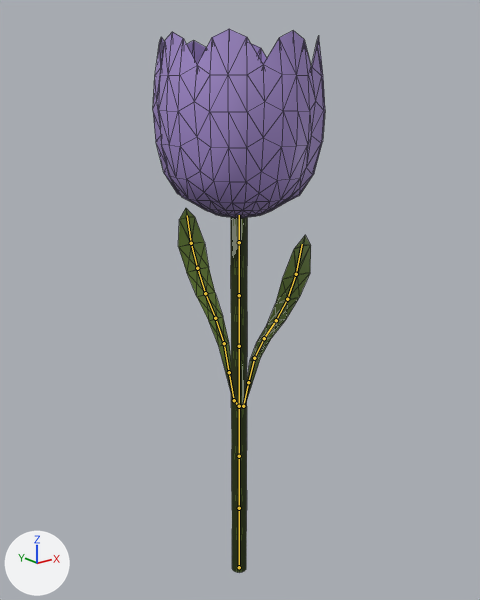
Two versions of the Blender file FlourishProject/Assets/Models/Tulip/Blender/Tulip.blend, one commit apart.
One viewpoint serves both versions: a 50 mm camera at (-14.7, -18.4, 19.2) aimed at (0.3, 0.3, 11.7). Every picture has the same lights, and +X, +Y and +Z are marked at lower left. Both versions are drawn at the pose saved in each file; the numbers are the values there. The bones that bend it are drawn over the model as lines. Mesh edges are drawn as thin lines.

Names of what the first picture shows: 'Tulip'.
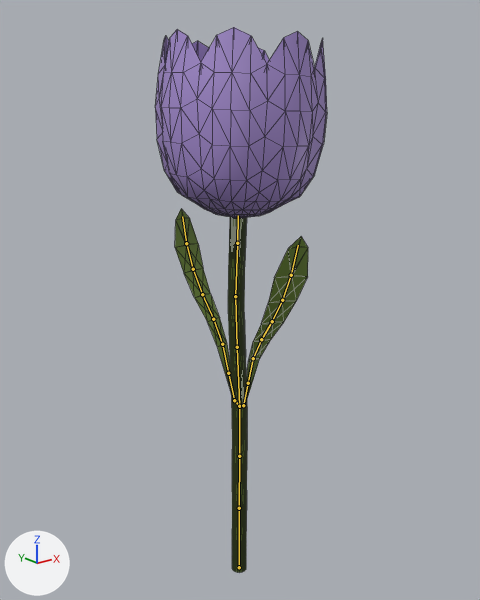
Boxes [x1, y1, x2, y2] around the edits, measured in the pictures (480 x 600 px):
```json
{"object": "Tulip", "change": "posed", "before": [153, 29, 325, 572], "after": [155, 27, 327, 572]}
{"bone": "Bone.003", "before": "(239, 406) to (239, 346)", "after": "(239, 406) to (237, 347)"}
{"bone": "Bone.005", "before": "(239, 295) to (239, 242)", "after": "(235, 296) to (237, 243)"}
{"bone": "Bone.010.R", "before": "(224, 343) to (215, 318)", "after": "(222, 344) to (213, 319)"}
{"bone": "Bone.007.L", "before": "(239, 406) to (243, 406)", "after": "(239, 406) to (243, 405)"}
{"bone": "Bone.010.L", "before": "(254, 358) to (264, 338)", "after": "(253, 358) to (261, 339)"}
```

Edits to the scene script, one JSON object a line:
```json
{"block": "bone_bone_001", "where": "bone_bone_001 = bpy.data.objects['TulipRig'].pose.bones['Bone.001']  # child of 'Bone'"}
{"op": "set", "path": "bone_bone_001.rotation_quaternion", "old": "(1.0, 0.0, 0.0, 0.0)", "new": "(1.0, 0.0, 0.0, -0.006)", "note": "degrees (0, 0, 0) -> degrees (0, 0, -1)"}
{"block": "bone_bone_002", "where": "bone_bone_002 = bpy.data.objects['TulipRig'].pose.bones['Bone.002']  # child of 'Bone.001'"}
{"op": "set", "path": "bone_bone_002.rotation_quaternion", "old": "(1.0, 0.0, 0.0, 0.0)", "new": "(1.0, 0.0, 0.0, 0.008)", "note": "degrees (0, 0, 0) -> degrees (0, 0, 1)"}
{"block": "bone_bone_003", "where": "bone_bone_003 = bpy.data.objects['TulipRig'].pose.bones['Bone.003']  # child of 'Bone.002'"}
{"op": "set", "path": "bone_bone_003.rotation_quaternion", "old": "(1.0, 0.0, 0.0, 0.0)", "new": "(1.0, 0.0, 0.0, 0.018)", "note": "degrees (0, 0, 0) -> degrees (0, 0, 2)"}
{"block": "bone_bone_005", "where": "bone_bone_005 = bpy.data.objects['TulipRig'].pose.bones['Bone.005']  # child of 'Bone.004'"}
{"op": "set", "path": "bone_bone_005.rotation_quaternion", "old": "(1.0, 0.0, 0.0, 0.0)", "new": "(0.999, 0.0, 0.0, -0.044)", "note": "degrees (0, 0, 0) -> degrees (0, 0, -5)"}
{"block": "bone_bone_007_r", "where": "bone_bone_007_r = bpy.data.objects['TulipRig'].pose.bones['Bone.007.R']  # child of 'Bone.002'"}
{"op": "set", "path": "bone_bone_007_r.rotation_quaternion", "old": "(1.0, 0.0, 0.0, 0.0)", "new": "(1.0, 0.0, -0.017, 0.007)", "note": "degrees (0, 0, 0) -> degrees (0, -2, 1)"}
{"block": "bone_bone_010_r", "where": "bone_bone_010_r = bpy.data.objects['TulipRig'].pose.bones['Bone.010.R']  # child of 'Bone.009.R'"}
{"op": "set", "path": "bone_bone_010_r.rotation_quaternion", "old": "(1.0, 0.0, 0.0, 0.0)", "new": "(0.996, 0.0, 0.087, 0.0)", "note": "degrees (0, 0, 0) -> degrees (0, 10, 0)"}
{"block": "bone_bone_007_l", "where": "bone_bone_007_l = bpy.data.objects['TulipRig'].pose.bones['Bone.007.L']  # child of 'Bone.002'"}
{"op": "set", "path": "bone_bone_007_l.rotation_quaternion", "old": "(1.0, 0.0, 0.0, 0.0)", "new": "(1.0, 0.0, 0.017, 0.007)", "note": "degrees (0, 0, 0) -> degrees (0, 2, 1)"}
{"block": "bone_bone_010_l", "where": "bone_bone_010_l = bpy.data.objects['TulipRig'].pose.bones['Bone.010.L']  # child of 'Bone.009.L'"}
{"op": "set", "path": "bone_bone_010_l.rotation_quaternion", "old": "(1.0, 0.0, 0.0, 0.0)", "new": "(0.991, 0.0, -0.131, 0.0)", "note": "degrees (0, 0, 0) -> degrees (0, -15, 0)"}
```
